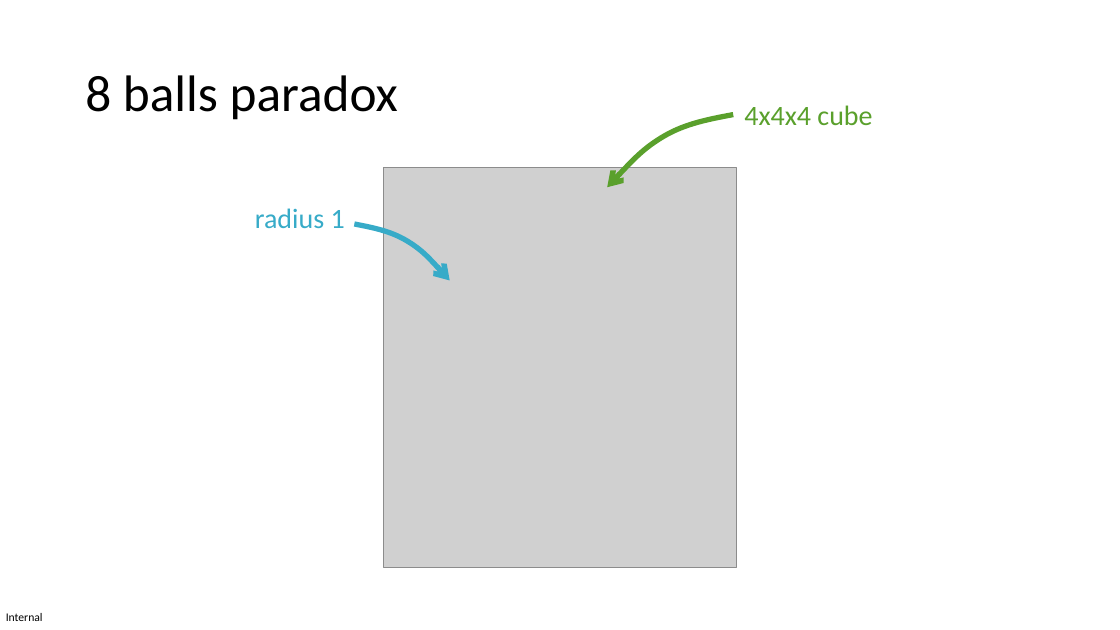
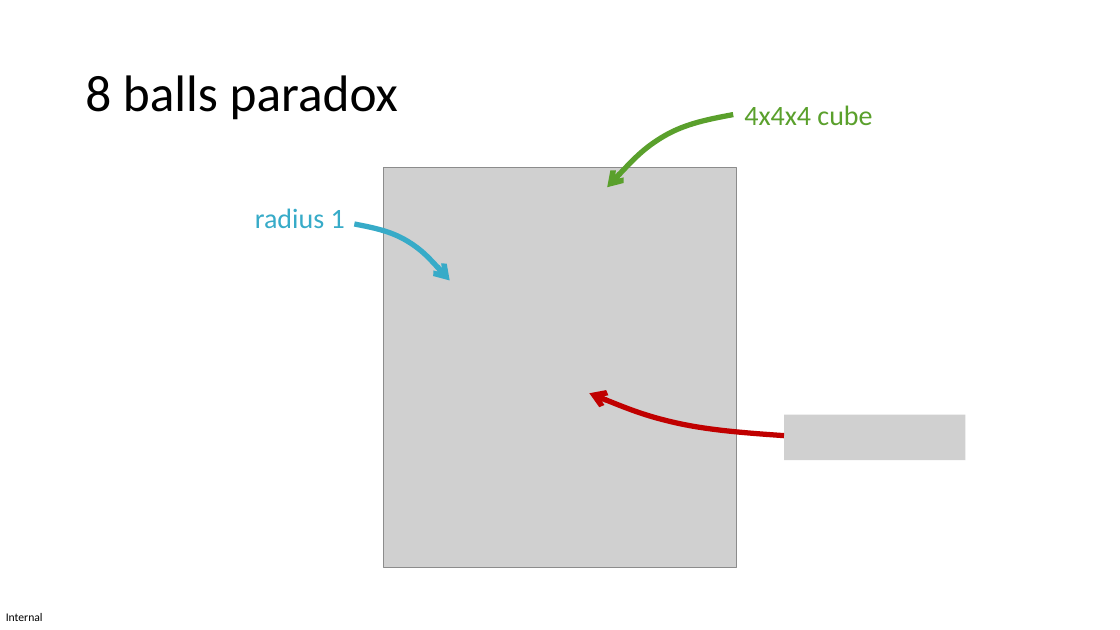
Before and after one commit to MICS-Lab/XmasPresentation2023PRFD, a slide deck: slide 19 of slides_x_mas_2023.pptx. Drawn at 1120x630 pixels with LibreOffice and Linux fonts; fonts in the diff are those of the drawing; grey boxes stand for pictures. Boxes give left, top, right and bottom in pixels: in the first picture for what was removed or moved away, otherwise in the second. Text is boxed around its words. In the diff, an @@ line names an element or a change of style, - is before the commit and + after.

Commit message:
8 balls paradox: central ball radius

```diff
--- a/slides_x_mas_2023.pptx
+++ b/slides_x_mas_2023.pptx
@@ freeform shape added at [590,393,785,435], outline #C00000 4.5 pt @@
@@ picture added at [784,414,965,460] @@
```
Also in this commit, not shown: 1 other slide changed.
